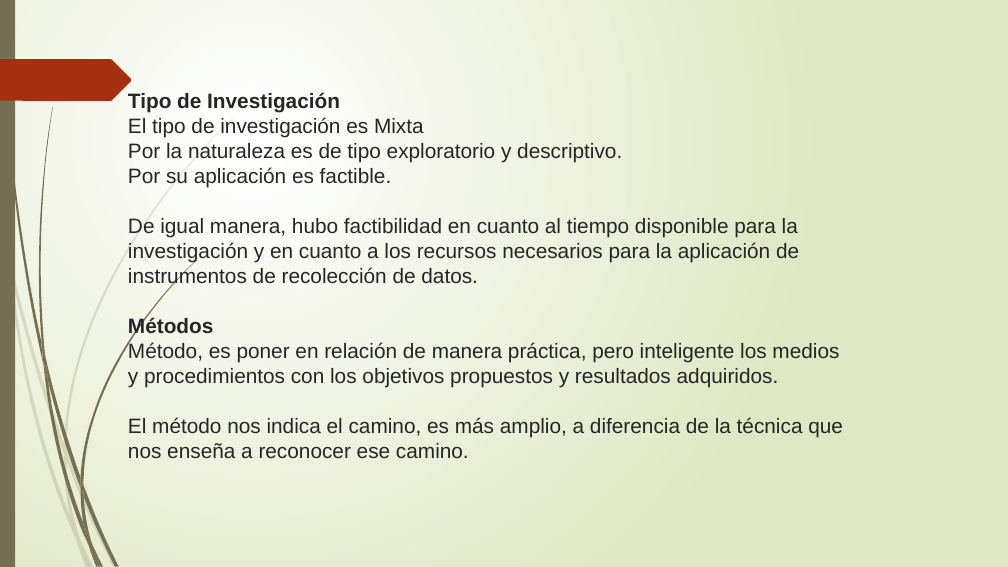
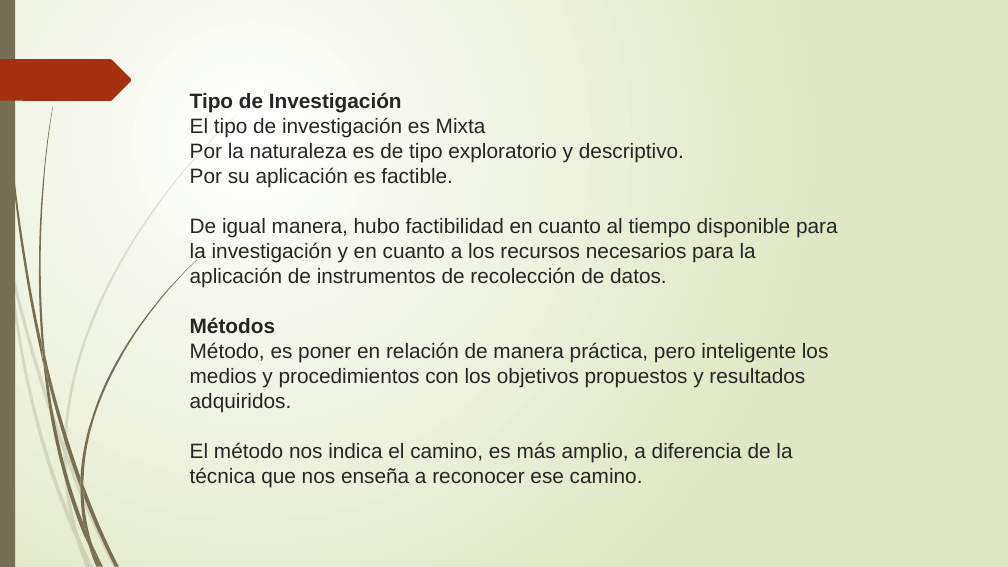
Before and after one commit to francha23/sistema-de-notas, a slide deck: slide 11 of Presentacion/El principio de la sabiduría es el temor.pptx (slide 12 before the commit). Drawn at 1008x567 pixels with LibreOffice and Linux fonts; fonts in the diff are those of the drawing. Boxes give left, top, right and bottom in pixels: in the first picture for what was removed or moved away, otherwise in the second. Text is boxed around its words. In the diff, an @@ line names an element or a change of style, - is before the commit and + after.

```diff
--- a/Presentacion/El principio de la sabiduría es el temor.pptx
+++ b/Presentacion/El principio de la sabiduría es el temor.pptx
@@ title "Tipo de Investigación El tipo ..." rewrapped from [128,92,843,458] to [190,92,838,488] @@
```
Also in this commit, not shown: 9 other slides changed, 1 slide removed.
